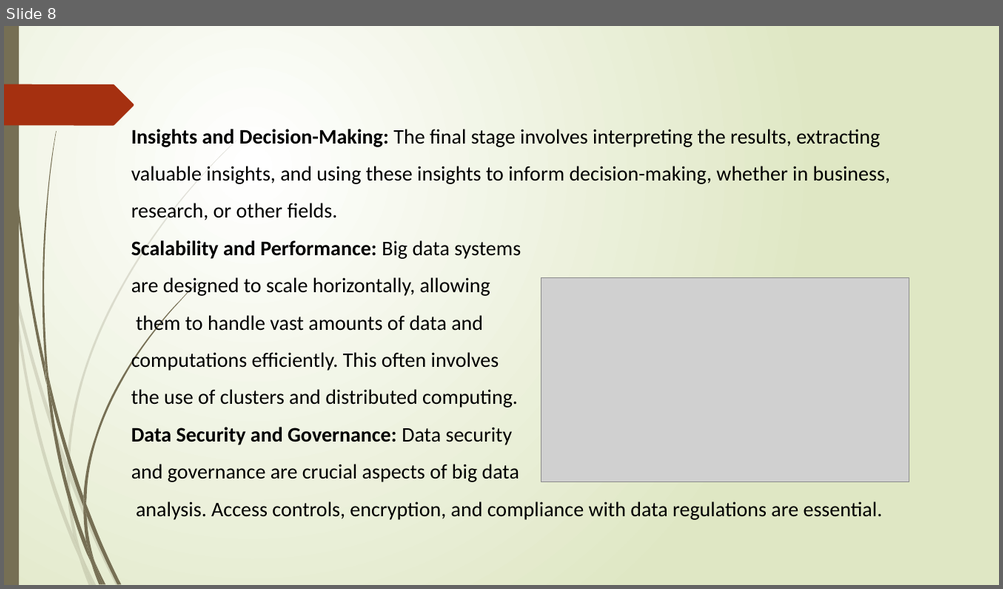
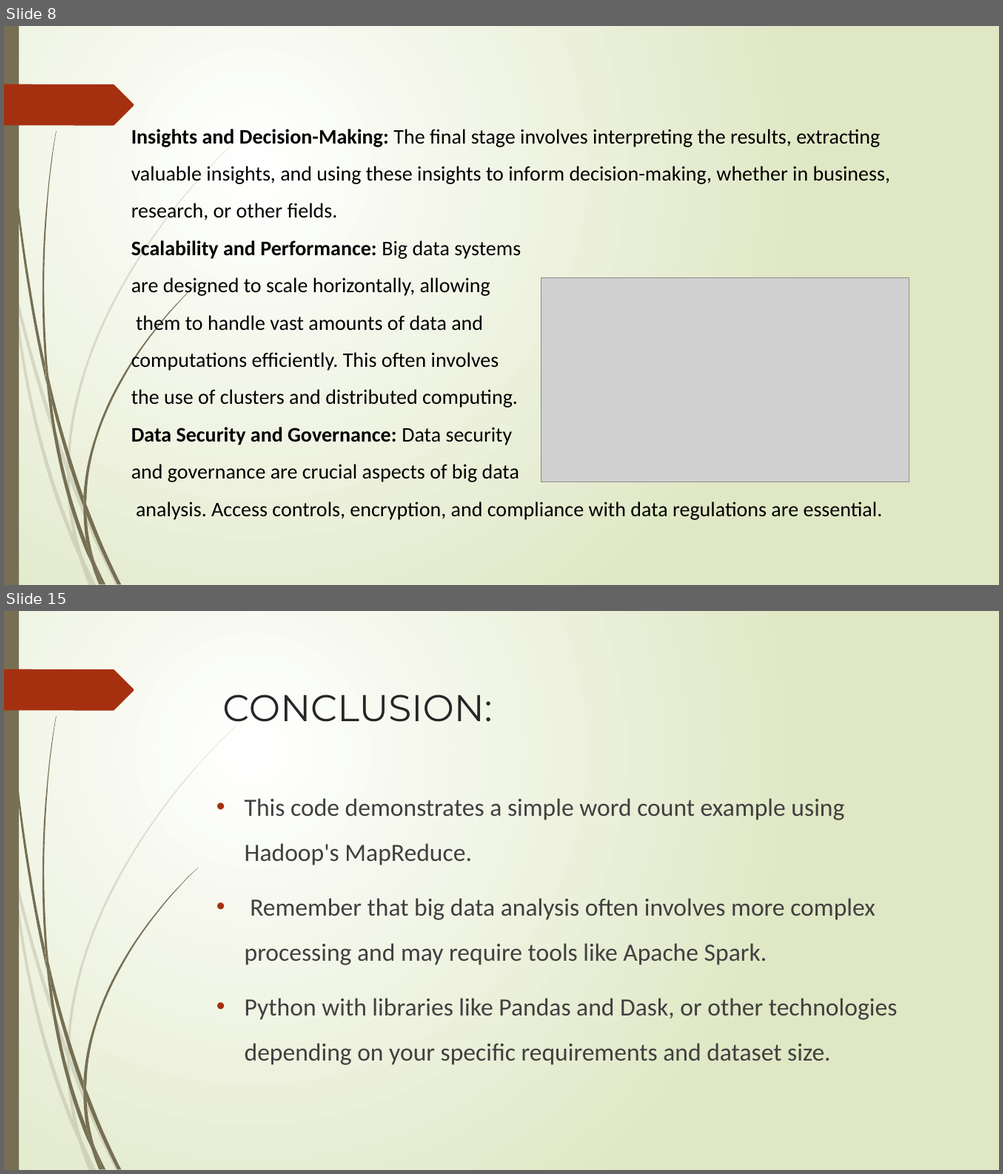
Before and after one commit to Indhu-pri/Indhu, a slide deck: bigdata.pptx. Shown one above the other, each under a label of ours: slide 8 before the commit, slides 8 and 15 after it; the slides between them are not shown. The pictures are 1003x589 and 1003x1174 pixels, drawn with LibreOffice and Linux fonts; fonts in the diff are those of the drawing; grey boxes stand for pictures. Boxes give left, top, right and bottom in pixels: in the first picture for what was removed or moved away, otherwise in the second. Text is boxed around its words. In the diff, an @@ line names an element or a change of style, - is before the commit and + after.

```diff
--- a/bigdata.pptx
+++ b/bigdata.pptx
@@ slide 15 added at bbox=[4, 611, 999, 1170], background gradient #FFFFFF to #DFE8C4; not listed: 24 template elements that a slide beside it also shows @@
@@ title added at bbox=[222, 695, 492, 722], 36 pt, text #262626 @@
+CONCLUSION:
@@ text added at bbox=[244, 798, 897, 1065], 24 pt, text #404040 @@
+• This code demonstrates a simple word count example using Hadoop's MapReduce.
+• Remember that big data analysis often involves more complex processing and may require tools like Apache Spark.
+• Python with libraries like Pandas and Dask, or other technologies depending on your specific requirements and dataset size.
```
Also in this commit, not shown: 6 other slides added.
